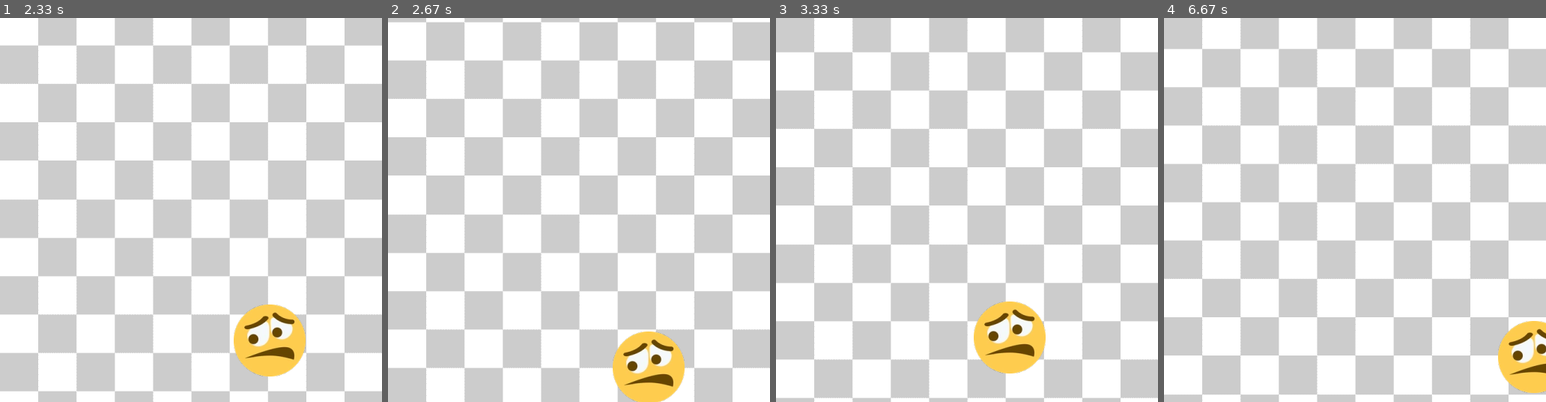
Above: before the commit, frames 1-4 (left to right).
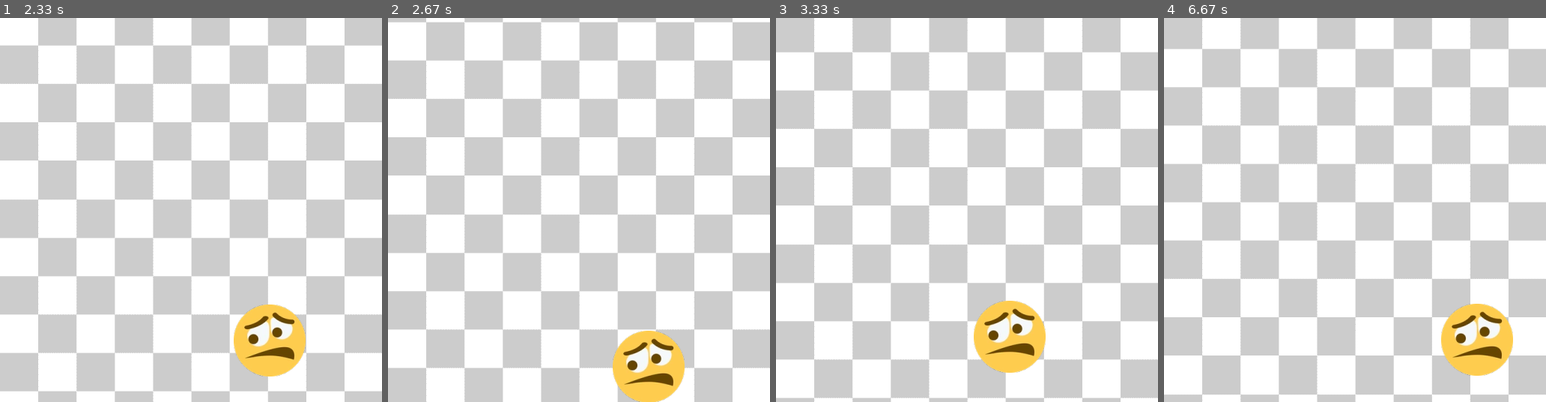
Above: after the commit, the same moments.

Repository: bobbyboigamer/Basic-pygame
Game: pygame game, started from main.py
Same seed, same stepped clock (60 frames per second), same inputs: the game is played once before the commit and once after it.
Inputs:
- Up to frame 1 (2.33 s): hold Right 0.33-0.8 s; hold Up 0.83-1.13 s; hold Right 1.17-1.63 s; hold Left 1.67-2.2 s; hold Down from 2.23 s (still down)
- Up to frame 2 (2.67 s): release Down at 2.53 s; hold Left from 2.57 s (still down)
- Up to frame 3 (3.33 s): release Left at 2.97 s; hold Up from 3 s (still down)
- Up to frame 4 (6.67 s): release Up at 3.37 s; hold Right 3.4-4.03 s; hold Down 4.07-4.43 s; hold Left 4.47-4.93 s; hold Right 4.97-5.43 s; hold Up 5.47-5.77 s; hold Right 5.8-6.27 s; hold Left from 6.3 s (still down)

Frame 1 is identical in both runs. In frame 2, 0.4% of the frame differs, in the area x 58-78%, y 81-100%; in frame 3, 0.5%; in frame 4, 4.1%, in the area x 72-100%, y 74-98%.

Commit message:
Added screen boundaries for the user

Diff:
--- a/classes.py
+++ b/classes.py
@@ -17,6 +17,7 @@
         self.acc = pygame.Vector2(0, 0)
 
     def update(self):
+        MAX_WIDTH, MAX_HEIGHT = 510, 512.5
         pressed_keys = pygame.key.get_pressed()
         self.acc = pygame.Vector2(0, 0)
 
@@ -32,5 +33,15 @@
         self.rect.x += self.acc.x * self.speed
         self.rect.y += self.acc.y * self.speed
 
+        if self.rect.x < 0:
+            self.rect.x = 0
+        elif self.rect.x > MAX_WIDTH - self.rect.width:
+            self.rect.x = MAX_WIDTH - self.rect.width
+
+        if self.rect.y < 0:
+            self.rect.y = 0
+        elif self.rect.y > MAX_HEIGHT - self.rect.height:
+            self.rect.y = MAX_HEIGHT - self.rect.height
+
     def draw(self, screen):
         screen.blit(self.sprite, self.rect)
Not shown, removed: .gitignore
Not shown, removed: Music/Cirno_trumpet.mp3
Not shown, removed: Music/Wanderer_-_A_cool_vs_dave_and_bambi_agony_series_fantrack.mp3
